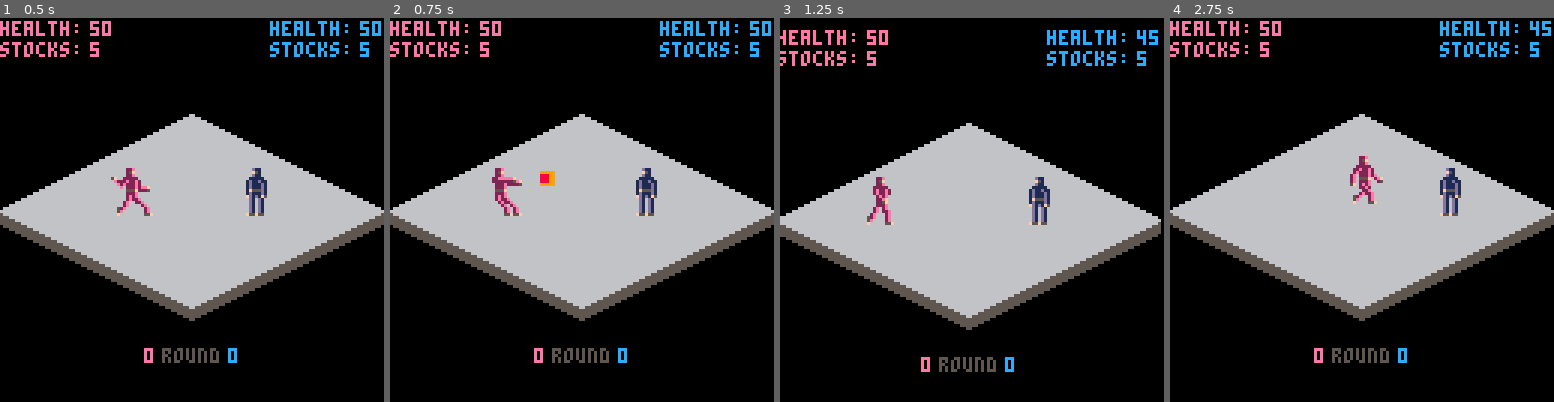
Above: before the commit, frames 1-4 (left to right).
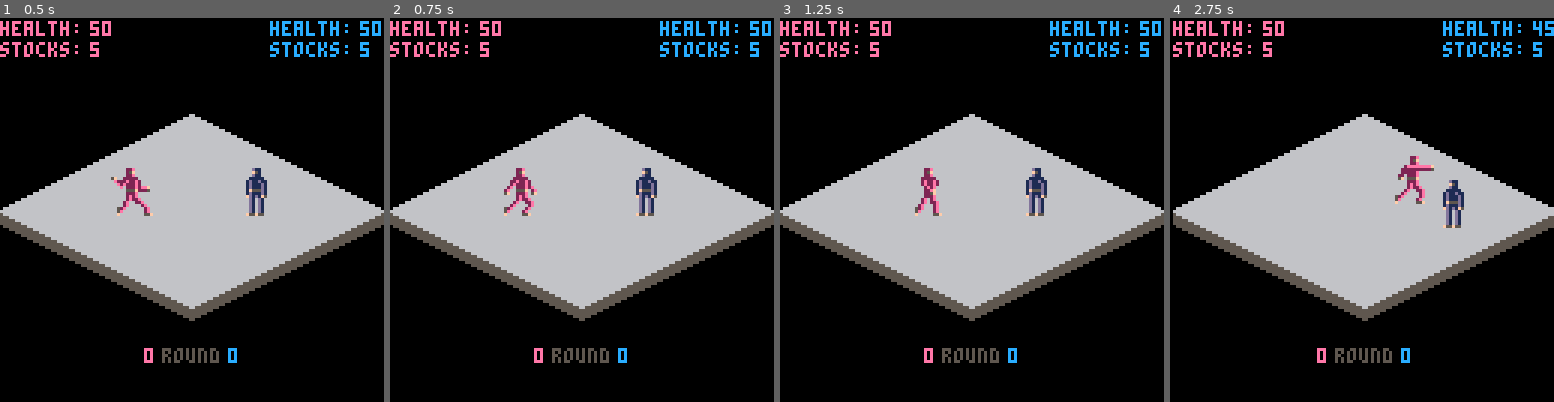
Above: after the commit, the same moments.

Repository: Trifectuh/Fantasy-Console-Projects
Game: PICO-8 cartridge isofight.p8
Two runs of this game, one before a commit and one after it. Both use one fixed random seed, a clock stepped at 60 frames per second and the inputs below.
Inputs:
- Up to frame 1 (0.5 s): tap X (X key) at 0.33 s
- Up to frame 2 (0.75 s): tap O (Z key) at 0.7 s
- Up to frame 3 (1.25 s): tap X (X key) at 1.07 s
- Up to frame 4 (2.75 s): hold Right 1.6-2.1 s; tap O (Z key) at 1.7, 2.1, 2.5 s; tap X (X key) at 1.85 s; hold Up 2.15-2.42 s; hold Right from 2.47 s (still down)

Frame 1 is identical in both runs. In frame 2, 1.0% of the frame differs, in the area x 26-43%, y 39-52%; in frame 3, 12%, in the area x 0-100%, y 0-93%; in frame 4, 6.0%.

Commit message:
lots of moving stuff

Diff:
--- a/isofight.p8
+++ b/isofight.p8
@@ -29,18 +29,19 @@
      xdir=0,
      ydir=0,
      framecounter=0,
-     activemove=nil,
+     activemove=0,
      halt=false,
-     blocking=false,
      status={hp=50,
              stocks=5,
              attacking=false,
+             blocking=false,
              projectile=false,
              knockup=0,
              knockback=0,
              falling=false,
              dead=false},
-     moves={atk1={s={8,8},a={10,10},r={12,4}},
+     moves={atk1={s={8,8},a={10,10},r={12,4},
+            ra=14,i=2,d=5},
             atk2={s={10,14},a={20,64},r={25,4}},
             atk3={s={10,32},a={20,32},r={15,32}}}},
     {id=2,
@@ -63,18 +64,19 @@
      xdir=0,
      ydir=0,
      framecounter=0,
-     activemove=nil,
+     activemove=0,
      halt=false,
-     blocking=false,
      status={hp=50,
              stocks=5,
              attacking=false,
+             blocking=false,
              projectile=false,
              knockup=0,
              knockback=0,
              falling=false,
              dead=false},
-     moves={atk1={s={8,40},a={10,42},r={12,36}},
+     moves={atk1={s={8,40},a={10,42},r={12,36},
+                  ra=14,i=2,d=5},
             atk2={s={10,46},a={20,96},r={25,36}},
             atk3={s={10,0},a={20,0},r={15,0}}}
     }
@@ -87,12 +89,12 @@
  --update characters
   for c in all(p) do
    c.dx=0 c.dy=0
+   fb_hitcalc()
    char_dpad(c)
-   char_updateattacks(c)
    char_move(c)
    char_fall(c)
    char_face()
-   fb_dmg()
+   char_updateattacks(c)
   end
   for f in all(fb) do
    f.x+=f.dx
@@ -259,78 +261,61 @@
 end
 
 function attack_1(c)
- range=14
- m=c.moves.atk1
+ local m=c.moves.atk1
  local op=char_getop(c)
  local ctrl=c.id-1
- local opctrl=op.id-1
- local x=char_getcollisions(c)
-	--check for btn then atk1
-	if btn(4, ctrl) and c.framecounter<=0
-  and c.activemove==0 then
- 	 c.halt=true
+ if btn(4, ctrl) and c.activemove==0 then
+   c.halt=true
+   attack_anim(c,m)
    c.activemove=1
-   c.framecounter=m.s[1]+m.a[1]+m.r[1]
-		 c.activespr=m.s[2]
  elseif c.activemove==1 then
- 	c.halt=true
-  if char_isinrange(c, range) then
-    if op.x<c.x and btn(0,opctrl) then
-     op.halt=true
-     op.blocking=true
-     op.activespr=op.blockspr
-    elseif op.x>c.x and btn(1,opctrl) then
-     op.halt=true
-     op.blocking=true
-     op.activespr=op.blockspr
-    end
-  else
-   op.blocking=false
-   op.activespr=op.walkspr[0]
-   op.halt=false
-  end
-  if c.framecounter>=m.a[1]+m.r[1] then
-   c.activespr=m.s[2]
-  elseif c.framecounter>=m.r[1]
-   then c.activespr=m.a[2]
-    if op.x<c.x and c.x-op.x>9 then
-     c.x-=0.5
-    elseif op.x>c.x and op.x-c.x>9 then
-     c.x+=0.5
-    end
-    if char_isinrange(c, range) then
-     if op.x<c.x and btn(0,opctrl) then
-      op.halt=true
-      op.blocking=true
-     elseif op.x>c.x and btn(1,opctrl) then
-      op.halt=true
-      op.blocking=true
-     elseif op.status.knockback<=0 then
-      cameraoffset=0.1
-      op.status.hp-=5
-      op.status.knockback=2
-     end
-     if c.y>op.y then
-      op.status.knockup=1
-     elseif c.y<op.y then
-      op.status.knockup=-1
-     end
-    end
-  elseif c.framecounter>0 then
-   c.activespr=m.r[2]
-   op.halt=false
-   op.blocking=false
-  else
-  	c.activemove=0
-   c.halt=false
-  end
+  c.halt=true
+  char_blockcheck(c,m.ra)
+  if attack_anim(c,m)=='a' then
+   char_fwdstep(c,0.5)
+   char_blockcheck(c,m.ra)
+   if char_isinrange(c,m.ra) then
+    attack_impact(op,m) end
+  elseif attack_anim(c,m)=='r' then
+   char_blockreset(op) end
  else
- 	c.halt=false
+  c.activemove=0
+  c.halt=false
+ end
+end
+
+function attack_anim(c,m)
+ if c.framecounter<=0 and c.activemove==0 then
+  c.framecounter=m.s[1]+m.a[1]+m.r[1]
+  c.activespr=m.s[2]
+  return 's'
+ elseif c.framecounter>=m.a[1]+m.r[1] then
+  c.activespr=m.s[2]
+  return 's'
+ elseif c.framecounter>=m.r[1] then
+  c.activespr=m.a[2]
+  return 'a'
+ elseif c.framecounter>=0 then
+  c.activespr=m.r[2]
+  return 'r' end
+end
+
+function attack_impact(c,m)
+ local op=char_getop(c)
+ if c.status.blocking==false then
+  if c.status.knockback<=0 then
+   cameraoffset=0.2
+   c.status.hp-=m.d
+   c.status.knockback=m.i end
+  if op.y-2>c.y then
+   c.status.knockup=m.i/2
+  elseif op.y+2<c.y then
+   c.status.knockup=-(m.i/2) end
  end
 end
 
 function attack_2(c)
- m=c.moves.atk2
+ local m=c.moves.atk2
  local op=char_getop(c)
  local ctrl=c.id-1
  local opctrl=op.id-1
@@ -363,7 +348,7 @@
   elseif c.framecounter>0 then
    c.activespr=m.r[2]
    op.halt=false
-   op.blocking=false
+   op.status.blocking=false
   else
    c.activemove=0
    c.halt=false
@@ -385,6 +370,29 @@
   if cameraoffset<0.05 then
     camereaoffset=0
   end
+end
+
+function char_block(c)
+ c.halt=true
+ c.status.blocking=true
+ c.activespr=c.blockspr
+end
+
+function char_blockcheck(c,r)
+ local op=char_getop(c)
+ if char_isinrange(c,r) then
+  if op.x<c.x and op.xdir==-1 then
+   char_block(op)
+  elseif op.x>c.x and op.xdir==1 then
+   char_block(op)
+  end
+ end
+end
+
+function char_blockreset(c)
+ c.status.blocking=false
+ c.activespr=c.walkspr[0]
+ c.halt=false
 end
 
 function char_dpad(c)
@@ -485,11 +493,12 @@
  end
 end
 
-function char_isinrange(c, r)
- local op=char_getop(c)
- if op.x-c.x<=r and op.x-c.x>0 and coly then
+function char_isinrange(c,r)
+ local op=char_getop(c)
+ local x=char_getcollisions(c)
+ if op.x-c.x<=r and op.x-c.x>0 and x.coly then
   return true
- elseif c.x-op.x<=r and c.x-op.x>=0 and coly then
+ elseif c.x-op.x<=r and c.x-op.x>=0 and x.coly then
   return true
  else
   return false
@@ -531,10 +540,10 @@
   if btn(2, ctrl) then char_walk(c,2) end
   if btn(3, ctrl) then char_walk(c,3) end
   if c.walk then
- 	 char_walkanim(c)
-  end
-  c.x+=c.dx
-  c.y+=c.dy
+   char_walkanim(c)
+   c.x+=c.dx
+   c.y+=c.dy
+  end
  end
 end
 
@@ -546,16 +555,25 @@
  c.status.felly=nil
 end
 
-function char_updateattacks(p)
- if p.framecounter>0 then
-  p.framecounter-=1
+function char_fwdstep(c,d)
+ local op=char_getop(c)
+ if op.x<c.x and c.x-op.x>9 then
+  c.x-=d
+ elseif op.x>c.x and op.x-c.x>9 then
+  c.x+=d
+ end
+end
+
+function char_updateattacks(c)
+ if c.framecounter>0 then
+  c.framecounter-=1
  else
-  p.activemove=0
-  p.status.projectile=false
- end
- if p.blocking==false then
-  attack_1(p)
-  attack_2(p)
+  c.activemove=0
+  c.status.projectile=false
+ end
+ if c.status.blocking==false then
+  attack_1(c)
+  attack_2(c)
  end
 end
 
@@ -624,24 +642,18 @@
   end
 end
 
-function fb_dmg()
-  p[1].halt=false
-  p[1].blocking=false
-  p[2].halt=false
-  p[2].blocking=false
+function fb_hitcalc()
   for f in all(fb) do
     if f.t.x-f.x<20 and f.t.x-f.x>-30
       and f.t.y-f.y<4 and f.t.y-f.y>-6 then
         if f.t.xdir==f.dx then
           f.t.halt=true
-          f.t.blocking=true
+          f.t.status.blocking=true
           f.t.activespr=f.t.blockspr
         end
       if f.t.x-f.x<2 and f.t.x-f.x>-10
         and f.t.y-f.y<4 and f.t.y-f.y>-6 then
           if f.t.xdir!=f.dx then
-            cameraoffset=0.2
-            f.t.status.hp-=5
             fb_impact(f)
             del(fb, f)
           else
@@ -653,6 +665,8 @@
 end
 
 function fb_impact(f)
+ cameraoffset=0.2
+ f.t.status.hp-=5
  if f.t.status.knockback<=0 then
       f.t.status.knockback=1.5
      end
